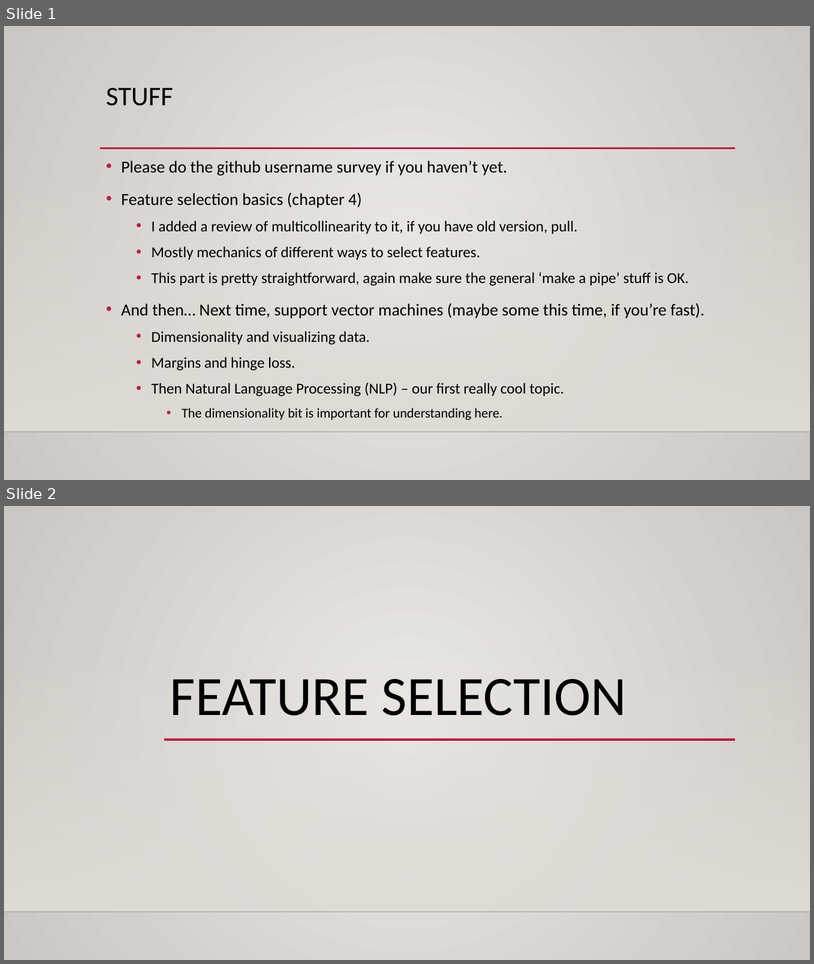
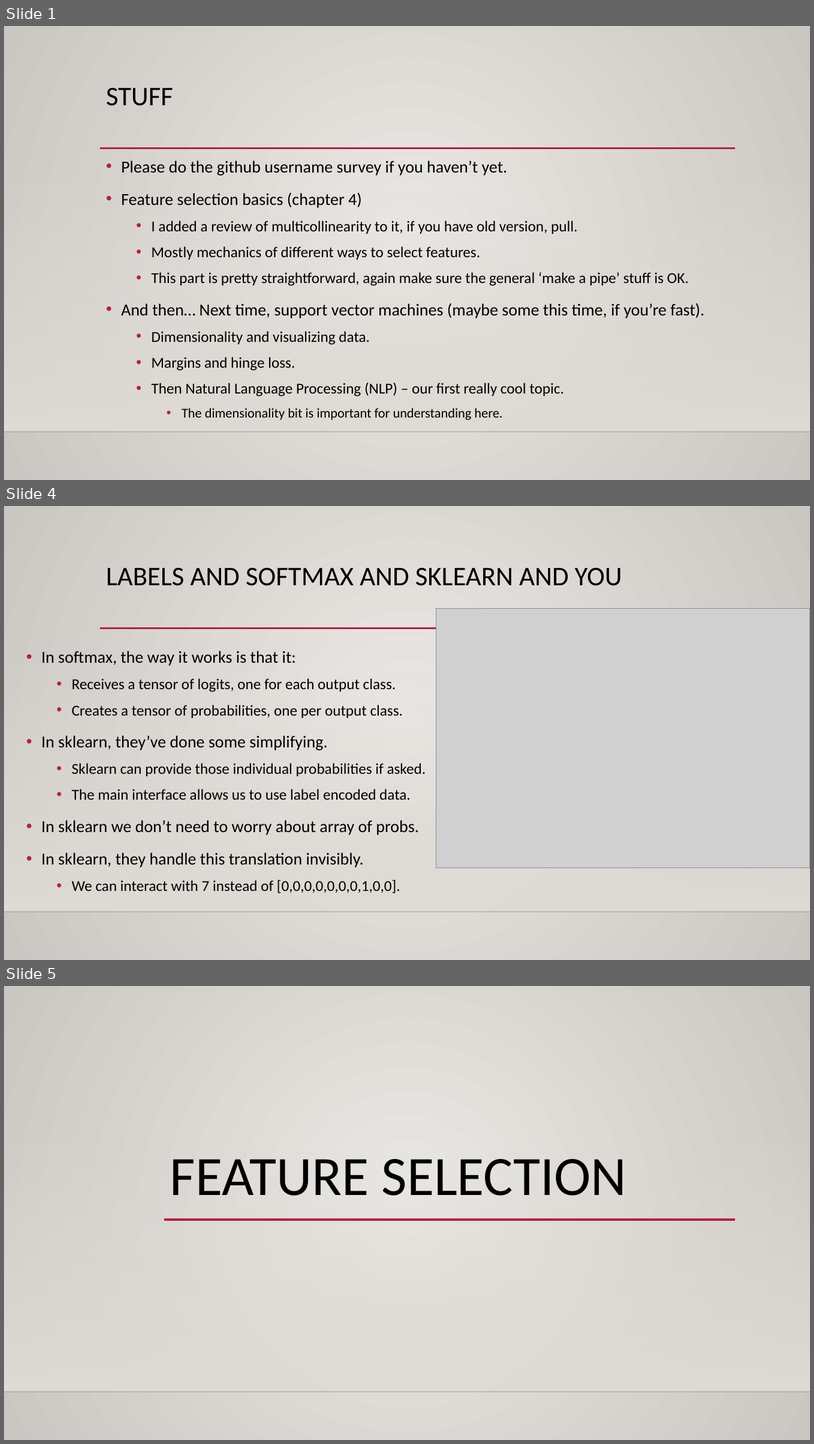
Before and after one commit to AkeemSemperDataScience/Intro_to_Machine_Learning_Students, a slide deck: reference_content/Slides/009_Feature_Selection.pptx. Shown one above the other, each under a label of ours: slides 1 and 2 before the commit, slides 1, 4 and 5 after it; the slides between them are not shown. The pictures are 814x964 and 814x1444 pixels, drawn with LibreOffice and Linux fonts; fonts in the diff are those of the drawing; grey boxes stand for pictures; background and template pictures are left out. Boxes give left, top, right and bottom in pixels: in the first picture for what was removed or moved away, otherwise in the second. Text is boxed around its words. In the diff, an @@ line names an element or a change of style, - is before the commit and + after.

```diff
--- a/reference_content/Slides/009_Feature_Selection.pptx
+++ b/reference_content/Slides/009_Feature_Selection.pptx
@@ slide 4 added at [4,506,810,960], background gradient #ECEAE7 to #CAC7C1; not listed: 3 template elements that a slide beside it also shows @@
@@ title added at [106,568,623,586], 32 pt, text #000000 @@
+LABELS AND SOFTMAX AND SKLEARN AND YOU
@@ picture added at [436,608,810,868] @@
@@ text added at [41,651,426,893], 18 pt, text #000000 @@
+• In softmax, the way it works is that it:
+  • Receives a tensor of logits, one for each output class.
+  • Creates a tensor of probabilities, one per output class.
+• In sklearn, they’ve done some simplifying.
+  • Sklearn can provide those individual probabilities if asked.
+  • The main interface allows us to use label encoded data.
+• In sklearn we don’t need to worry about array of probs.
+• In sklearn, they handle this translation invisibly.
+  • We can interact with 7 instead of [0,0,0,0,0,0,0,1,0,0].
@@ what was slide 2 is now slide 5 @@
```
Also in this commit, not shown: 2 slides changed, 2 other slides added, 7 other files.
